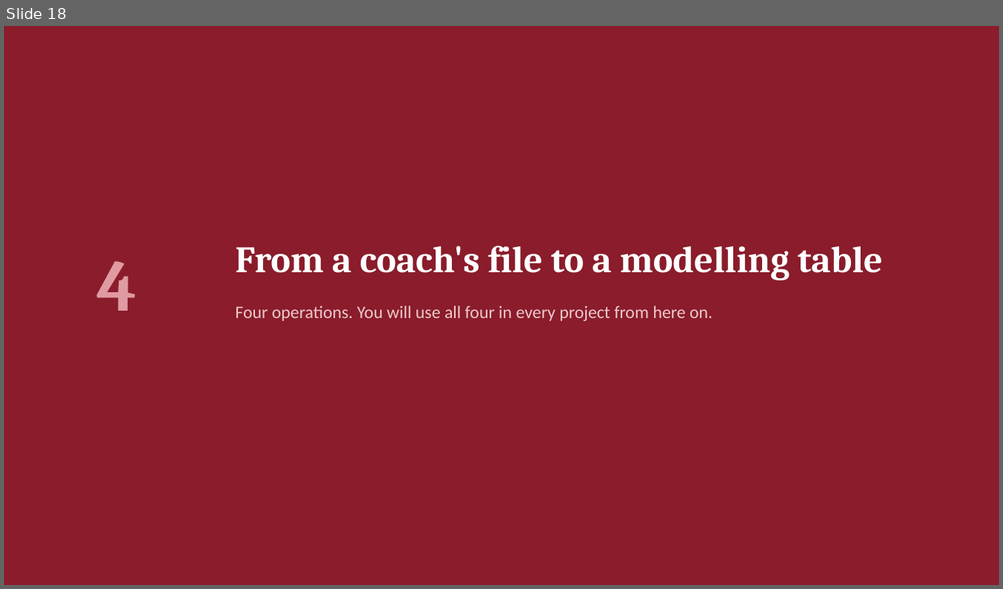
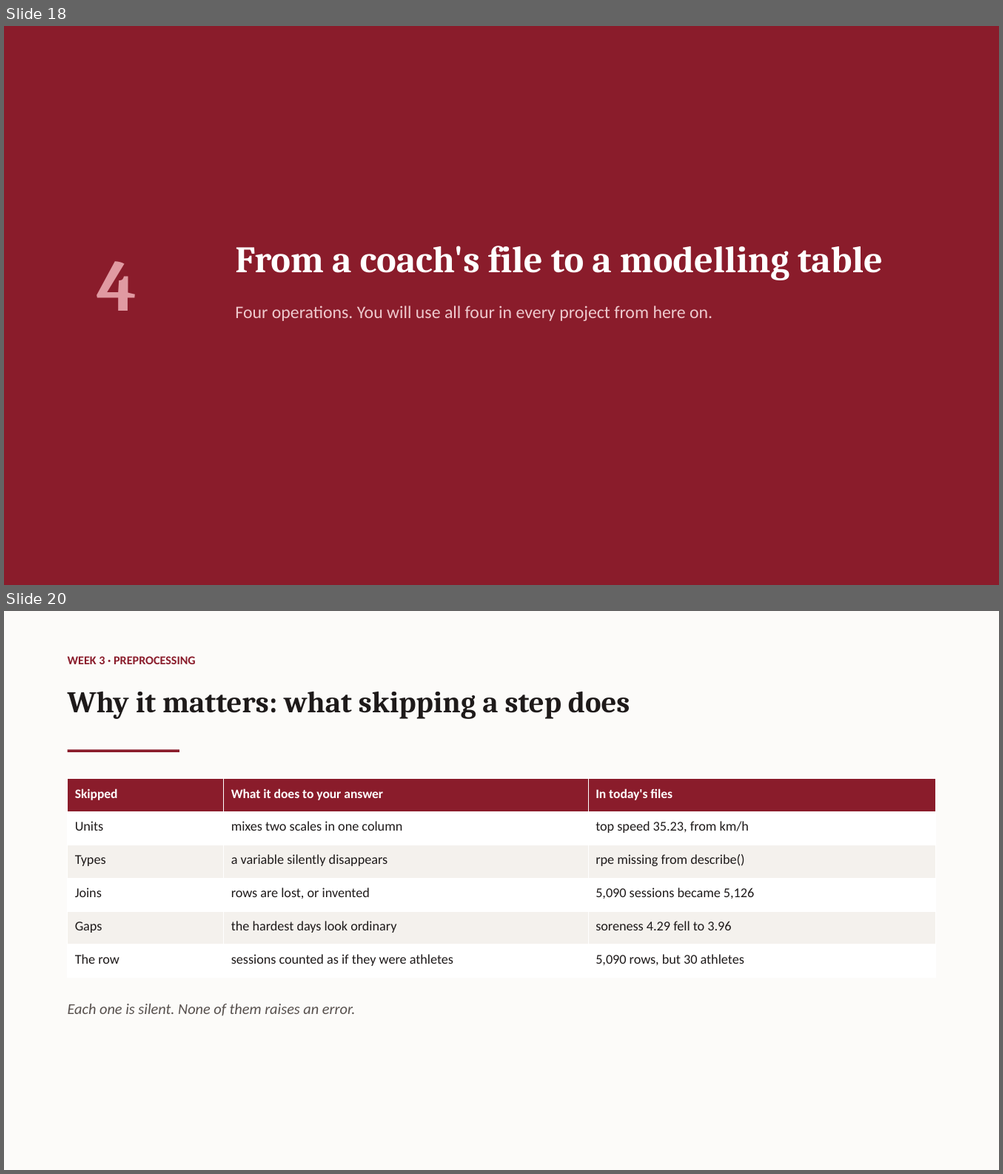
Before and after one commit to galipaydin/pes3850, a slide deck: lectures/week03/slides.pptx. Shown one above the other, each under a label of ours: slide 18 before the commit, slides 18 and 20 after it; the slides between them are not shown. The pictures are 1003x589 and 1003x1174 pixels, drawn with LibreOffice and Linux fonts; fonts in the diff are those of the drawing. Boxes give left, top, right and bottom in pixels: in the first picture for what was removed or moved away, otherwise in the second. Text is boxed around its words. In the diff, an @@ line names an element or a change of style, - is before the commit and + after.

Commit message:
Week 3 slides: preprocessing, analysis and machine learning

```diff
--- a/lectures/week03/slides.pptx
+++ b/lectures/week03/slides.pptx
@@ slide 20 added at [4,611,999,1170], background #FCFBF9 @@
@@ text added at [68,656,196,664], 11.5 pt, text #8A1C2B, bold @@
+WEEK 3 · PREPROCESSING
@@ text added at [68,691,630,719], 29 pt, text #1E1A1A, bold @@
+Why it matters: what skipping a step does
@@ rectangle added at [68,750,179,753], fill #8A1C2B @@
@@ table added at [68,779,935,978], 6 rows, 3 columns @@
+Skipped | What it does to your answer | In today's files
+Units | mixes two scales in one column | top speed 35.23, from km/h
+Types | a variable silently disappears | rpe missing from describe()
+Joins | rows are lost, or invented | 5,090 sessions became 5,126
+Gaps | the hardest days look ordinary | soreness 4.29 fell to 3.96
+The row | sessions counted as if they were athletes | 5,090 rows, but 30 athletes
@@ text added at [68,1004,355,1016], 14.5 pt, text #57504D, italic @@
+Each one is silent. None of them raises an error.
```
Also in this commit, not shown: 11 other slides added, 1 other file.
